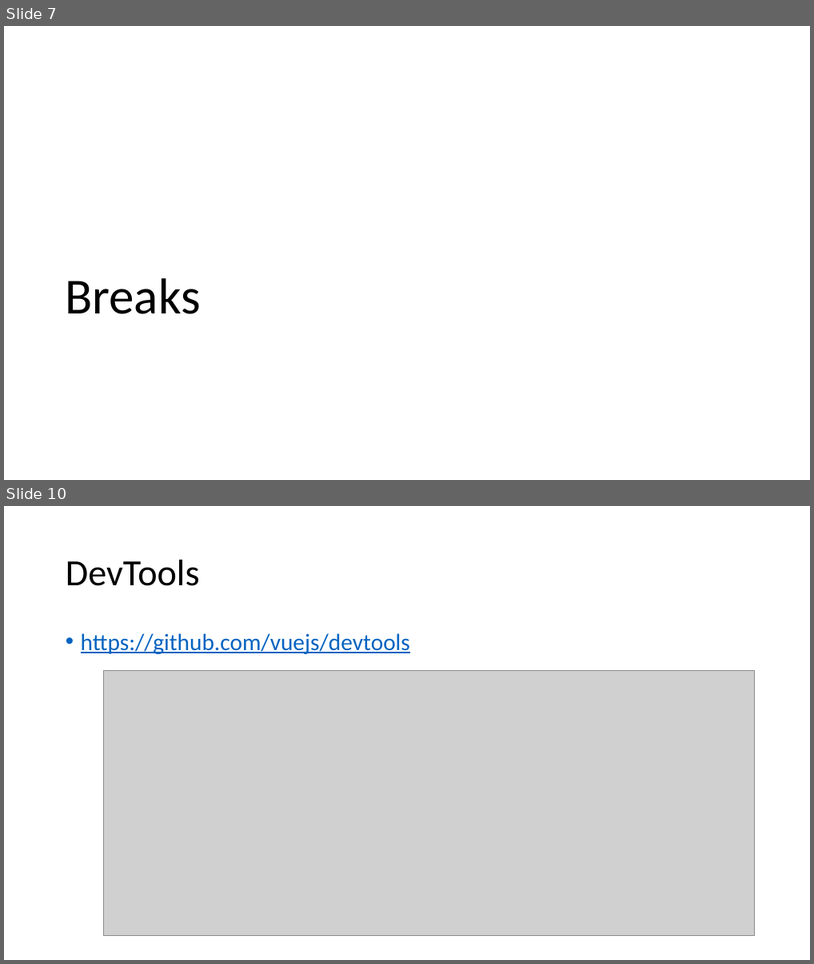
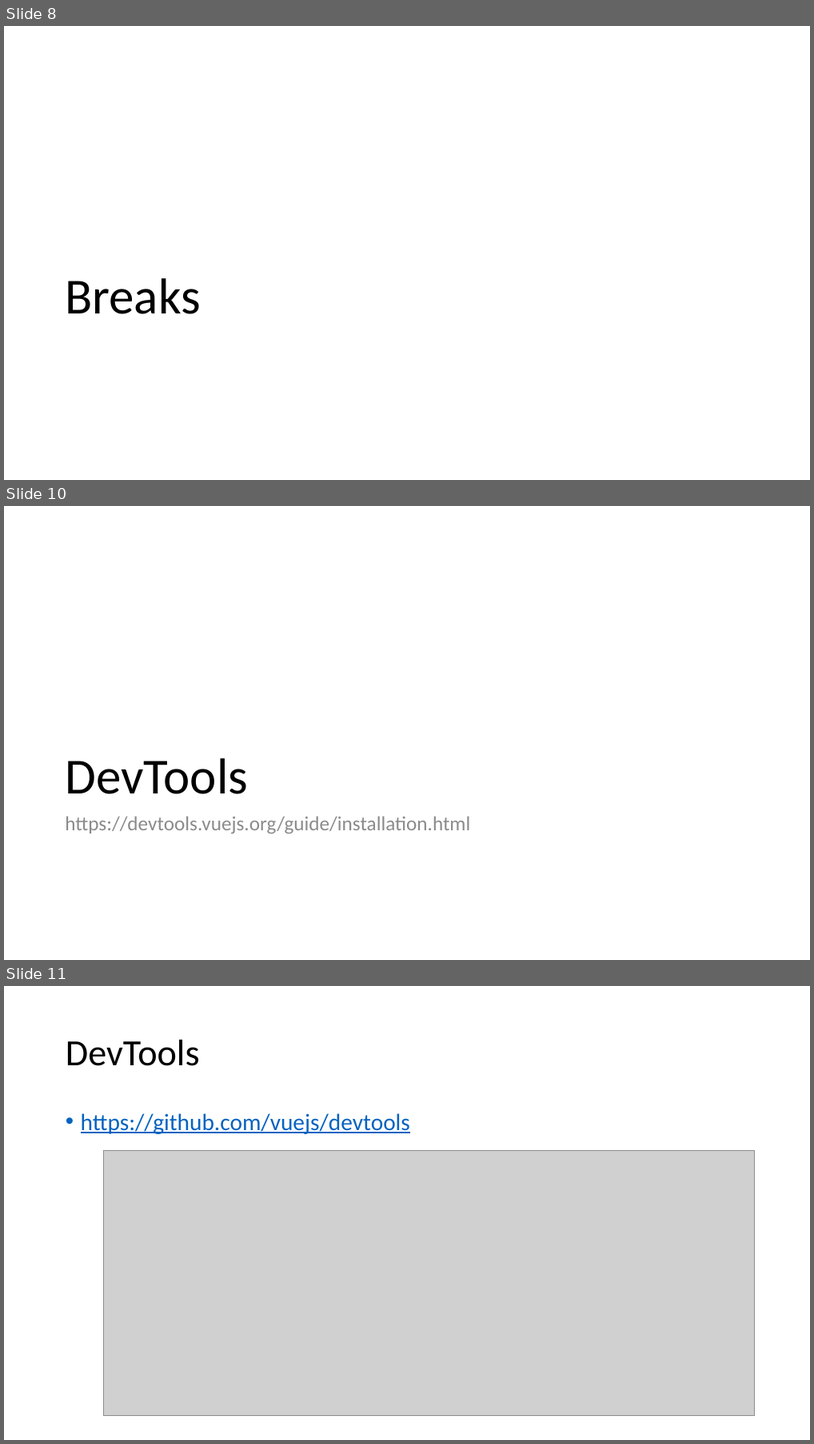
Before and after one commit to 1kevgriff/Workshop-SPA-with-ASPNETCORE-VueJS, a slide deck: Slides/1_Welcome.pptx. Shown one above the other, each under a label of ours: slides 7 and 10 before the commit, slides 8, 10 and 11 after it; the slides between them are not shown. The pictures are 814x964 and 814x1444 pixels, drawn with LibreOffice and Linux fonts; fonts in the diff are those of the drawing; grey boxes stand for pictures. Boxes give left, top, right and bottom in pixels: in the first picture for what was removed or moved away, otherwise in the second. Text is boxed around its words. In the diff, an @@ line names an element or a change of style, - is before the commit and + after.

```diff
--- a/Slides/1_Welcome.pptx
+++ b/Slides/1_Welcome.pptx
@@ slide 10 added at (4, 506, 810, 960), background #FFFFFF @@
@@ title added at (65, 758, 248, 794), 60 pt, text #000000 @@
+DevTools
@@ text added at (65, 816, 470, 833), 24 pt, text #8C8C8C @@
+https://devtools.vuejs.org/guide/installation.html
@@ what was slide 7 is now slide 8 @@
@@ what was slide 10 is now slide 11 @@
```
Also in this commit, not shown: 1 slide changed, 5 other slides added, 2 slides removed, 12 other files.
